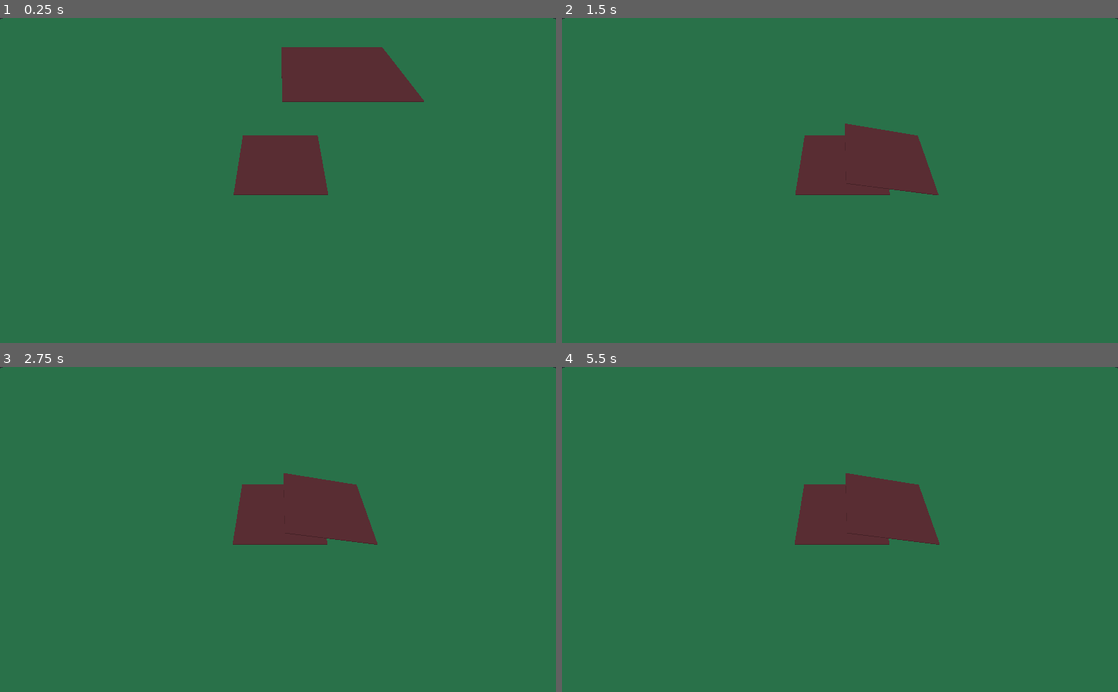
Above: before the commit, frames 1-4 (two rows, left to right).
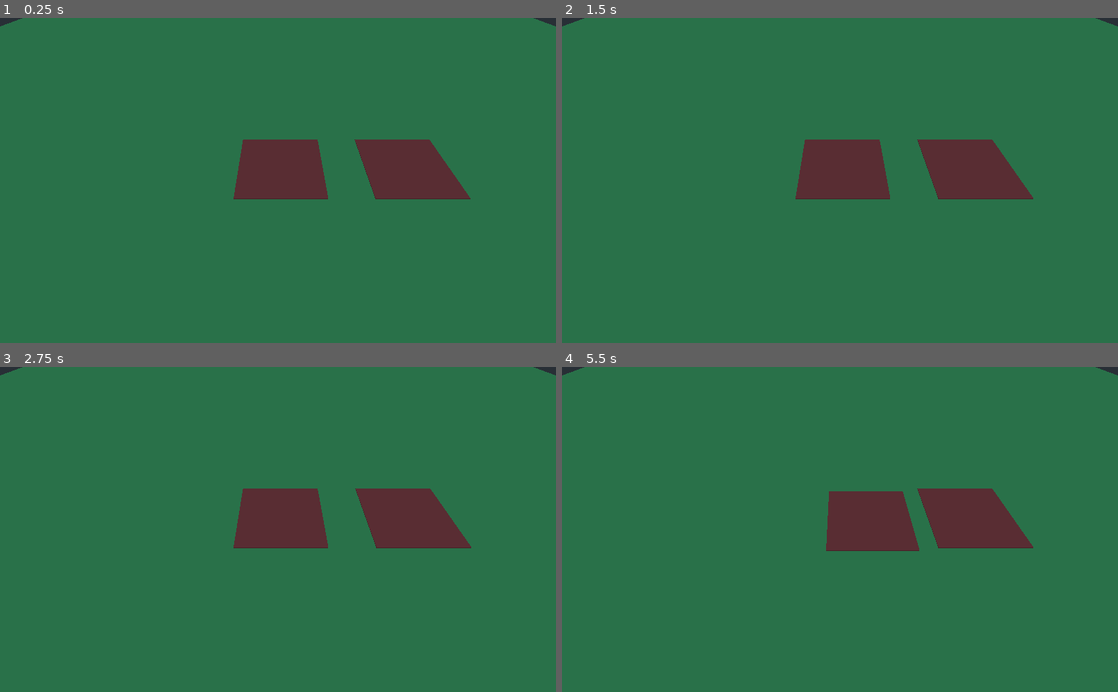
Above: after the commit, the same moments.

Repository: njj-abs/godot-merge-tile
Game: Godot game, scene res://3D/physics/Node.tscn
Two runs of this game, one before a commit and one after it. Both use one fixed random seed, a clock stepped at 60 frames per second and the inputs below. This scene is started directly instead of the project's main scene.
Inputs (mouse positions are in pixels of both pictures, inside the frame that each line leads up to):
- Up to frame 1 (0.25 s): no input
- Up to frame 2 (1.5 s): move the mouse to (962, 164) at 0.52 s; click (962, 164) at 0.67 s; tap Enter at 1.25 s; drag from (728, 196) to (812, 245) at 1.27 s
- Up to frame 3 (2.75 s): move the mouse to (333, 458) at 2.02 s; click (333, 458) at 2.17 s
- Up to frame 4 (5.5 s): tap Space at 2.75, 4.25 s; drag from (812, 594) to (673, 480) at 2.77 s; tap Enter at 3.5, 5 s; move the mouse to (1006, 578) at 3.52 s; click (1006, 578) at 3.67 s; drag from (673, 480) to (756, 448) at 4.27 s; move the mouse to (867, 529) at 5.02 s; click (867, 529) at 5.17 s

The runs differ from the first frame. In frame 1, 7.1% of the frame differs, in the area x 0-100%, y 0-56%; in frame 2, 4.8%; in frame 3, 4.8%; in frame 4, 5.3%.

Commit message:
Drag and Drop in 3D.

Diff:
--- a/3D/physics/Node.tscn
+++ b/3D/physics/Node.tscn
@@ -17,7 +17,7 @@
 transform = Transform( 1, 0, 0, 0, 1, 0, 0, 0, 1, 0, 1, 0 )
 
 [node name="Tile2" parent="." instance=ExtResource( 1 )]
-transform = Transform( 1, 0, 0, 0, 1, 0, 0, 0, 1, 1, 3.5, 0 )
+transform = Transform( 1, 0, 0, 0, 1, 0, 0, 0, 1, 3, 1, 0 )
 
 [node name="Floor" type="RigidBody" parent="."]
 mode = 1
@@ -30,5 +30,5 @@
 material/0 = SubResource( 5 )
 
 [node name="Camera" type="Camera" parent="."]
-transform = Transform( 1, 0, 0, 0, 0.656059, 0.75471, 0, -0.75471, 0.656059, 0, 5, 4 )
+transform = Transform( 1, 0, 0, 0, 0.669131, 0.743145, 0, -0.743145, 0.669131, 0, 5, 4 )
 current = true
--- a/3D/physics/RigidBody.gd
+++ b/3D/physics/RigidBody.gd
@@ -12,8 +12,16 @@
 
 
 func _on_Dragable_drag_move(node, cast):
-	set_translation(cast['position'])
+	var x =cast['position'].x
+
+	set_translation(Vector3(x,1.5,0))
 
 
 func _on_RigidBody_body_entered(body):
 	print('entered', self)
+
+
+func _on_Dragable_drag_stop(node):
+	var x = get_translation().x
+	set_translation(Vector3(x, 1, 0))
+	set_physics_process(true)
--- a/3D/physics/RigidBody.tscn
+++ b/3D/physics/RigidBody.tscn
@@ -1,6 +1,7 @@
-[gd_scene load_steps=5 format=2]
+[gd_scene load_steps=6 format=2]
 
 [ext_resource path="res://3D/physics/RigidBody.gd" type="Script" id=1]
+[ext_resource path="res://addons/DragDrop3D/Dragable.tscn" type="PackedScene" id=2]
 
 [sub_resource type="BoxShape" id=1]
 
@@ -11,6 +12,7 @@
 
 [node name="RigidBody" type="RigidBody"]
 transform = Transform( 1, 0, 0, 0, 1, 0, 0, 0, 1, 0, 5, 0 )
+mass = 19183.0
 contacts_reported = 1
 contact_monitor = true
 script = ExtResource( 1 )
@@ -25,4 +27,8 @@
 skeleton = NodePath("../..")
 material/0 = SubResource( 3 )
 
+[node name="Dragable" parent="." instance=ExtResource( 2 )]
+
 [connection signal="body_entered" from="." to="." method="_on_RigidBody_body_entered"]
+[connection signal="drag_move" from="Dragable" to="." method="_on_Dragable_drag_move"]
+[connection signal="drag_stop" from="Dragable" to="." method="_on_Dragable_drag_stop"]
